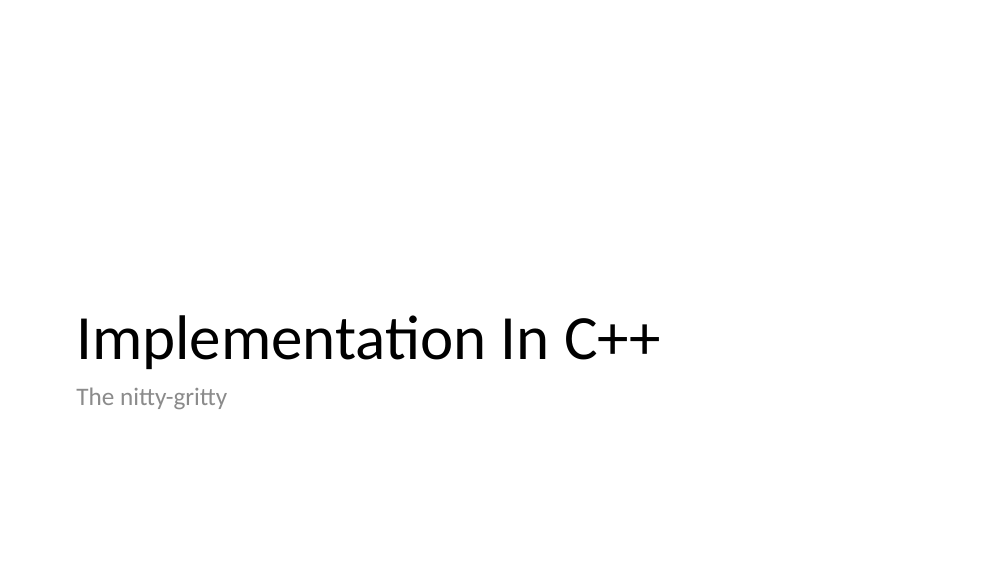
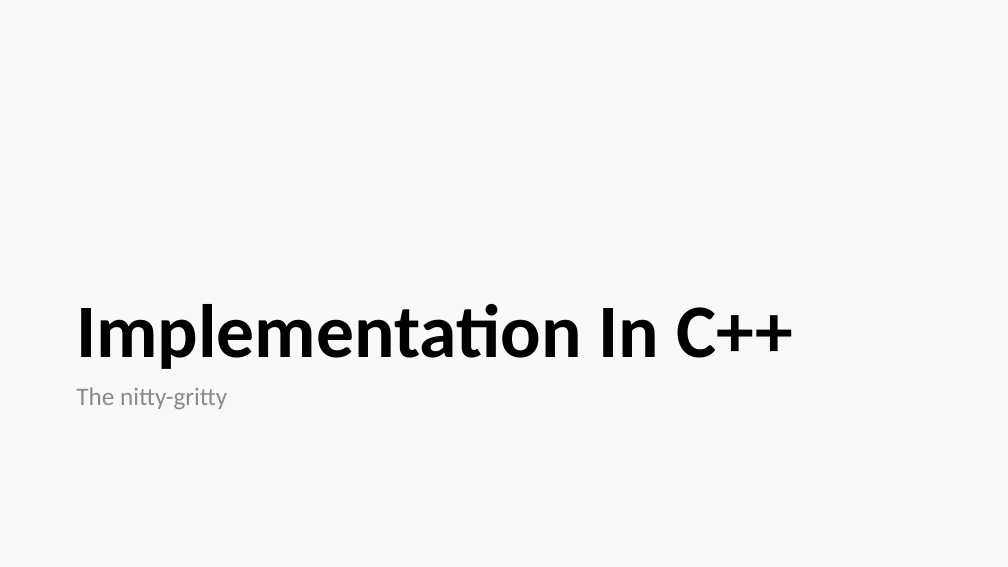
Before and after one commit to ethanatortx/graph_lab_presentation, a slide deck: slide 5 of graphs_pp.pptx (slide 7 before the commit). Drawn at 1008x567 pixels with LibreOffice and Linux fonts; fonts in the diff are those of the drawing. Boxes give left, top, right and bottom in pixels: in the first picture for what was removed or moved away, otherwise in the second. Text is boxed around its words. In the diff, an @@ line names an element or a change of style, - is before the commit and + after.

```diff
--- a/graphs_pp.pptx
+++ b/graphs_pp.pptx
@@ background #FFFFFF to #F9F9F9 @@
@@ title "Implementation In C++" at box(76, 304, 793, 369): size 60 to 72 pt, bold on @@
```
Also in this commit, not shown: 5 other slides changed, 2 slides added, 7 slides removed, 5 other files.
